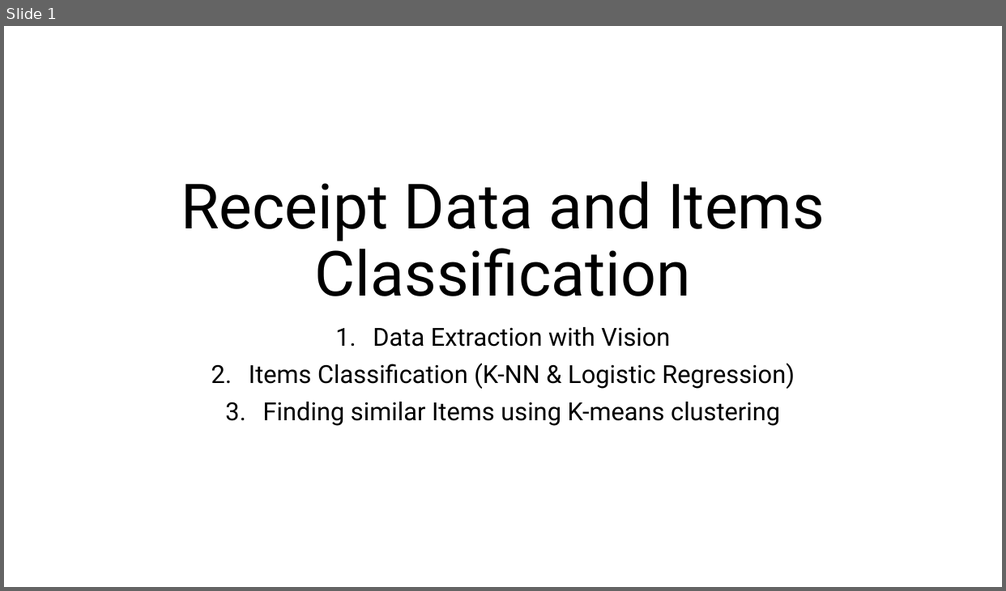
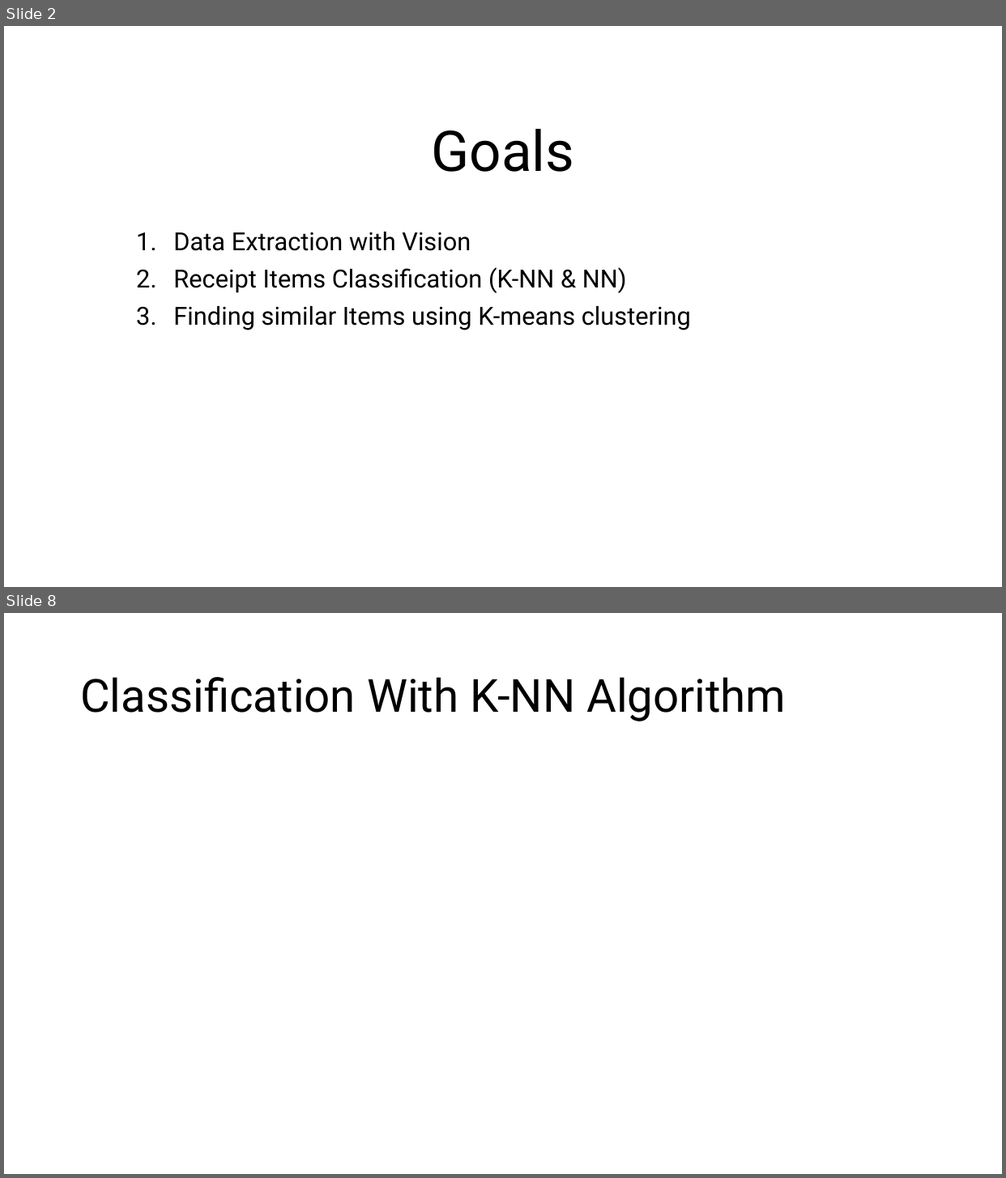
Before and after one commit to iradualbert/dst-receipt-expense, a slide deck: Receipt_Images_Processing.pptx. Shown one above the other, each under a label of ours: slide 1 before the commit, slides 2 and 8 after it; the slides between them are not shown. The pictures are 1006x591 and 1006x1178 pixels, drawn with LibreOffice and Linux fonts; fonts in the diff are those of the drawing. Boxes give left, top, right and bottom in pixels: in the first picture for what was removed or moved away, otherwise in the second. Text is boxed around its words. In the diff, an @@ line names an element or a change of style, - is before the commit and + after.

```diff
--- a/Receipt_Images_Processing.pptx
+++ b/Receipt_Images_Processing.pptx
@@ slide 8 added at bbox=[4, 613, 1002, 1174], background #FFFFFF @@
@@ title added at bbox=[80, 677, 786, 722], 44 pt, text #000000 @@
+Classification With K-NN Algorithm
@@ what was slide 1 is now slide 2 @@
@@ slide 2 changed as well @@
@@ title at bbox=[431, 129, 574, 172]: text changed; size 60 to 54 pt @@
-Receipt Data and Items Classification
+Goals
@@ subtitle "Data Extraction with Vision": place and size @@
-subtitle "Data Extraction with Vision" at bbox=[249, 327, 795, 426]
+subtitle "Data Extraction with Vision" at bbox=[173, 232, 691, 331]
@@ subtitle at bbox=[173, 232, 691, 331]: alignment centre to left @@
@@ subtitle at bbox=[173, 267, 627, 293]: text changed @@
-2. Items Classification (K-NN & Logistic Regression)
+2. Receipt Items Classification (K-NN & NN)
```
Also in this commit, not shown: 7 other slides added, 2 other files.
